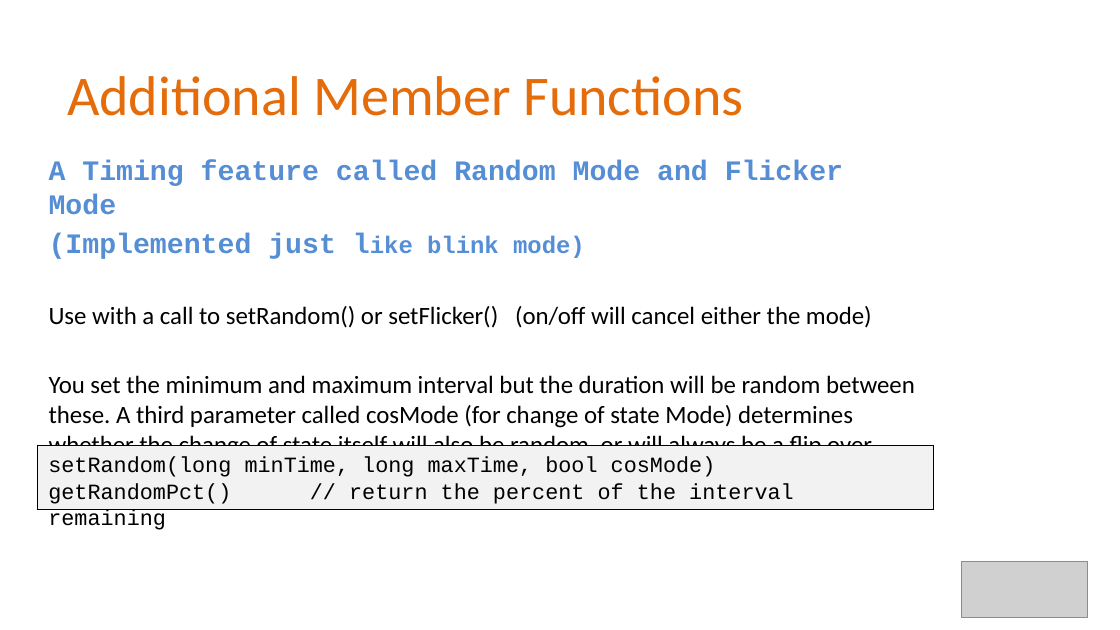
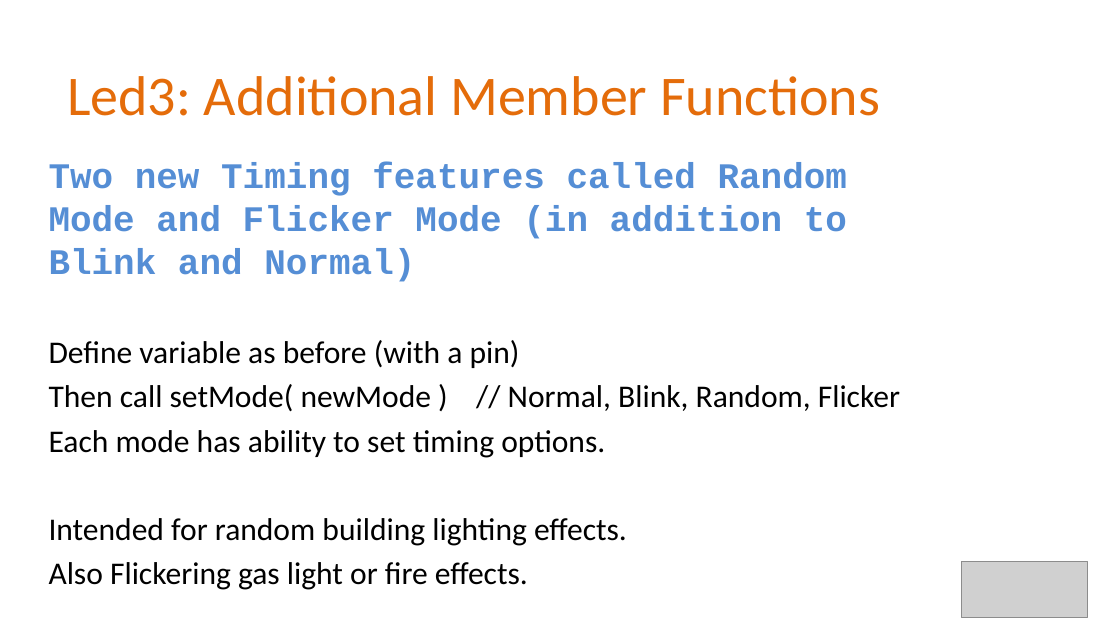
Before and after one commit to Alan-Lomax/MERG-SIG-Presentations, a slide deck: slide 35 of Introduction to Class Programming Part 2.pptx. Drawn at 1120x630 pixels with LibreOffice and Linux fonts; fonts in the diff are those of the drawing; grey boxes stand for pictures; background and template pictures are left out. Boxes give left, top, right and bottom in pixels: in the first picture for what was removed or moved away, otherwise in the second. Text is boxed around its words. In the diff, an @@ line names an element or a change of style, - is before the commit and + after.

```diff
--- a/Introduction to Class Programming Part 2.pptx
+++ b/Introduction to Class Programming Part 2.pptx
@@ title at <box>67,76,880,116</box>: text changed @@
-Additional Member Functions
+Led3: Additional Member Functions
@@ text at <box>49,162,900,458</box>: text changed; size 16 to 20.3 pt @@
-A Timing feature called Random Mode and Flicker Mode
-(Implemented just like blink mode)
-Use with a call to setRandom() or setFlicker() (on/off will cancel either the mode)
-You set the minimum and maximum interval but the duration will be random between these. A third parameter called cosMode (for change of state Mode) determines whether the change of state itself will also be random, or will always be a flip over.
+Two new Timing features called Random Mode and Flicker Mode (in addition to Blink and Normal)
+Define variable as before (with a pin)
+Then call setMode( newMode ) // Normal, Blink, Random, Flicker
+Each mode has ability to set timing options.
@@ rectangle removed at <box>37,446,933,510</box> @@
-setRandom(long minTime, long maxTime, bool cosMode)
-getRandomPct() // return the percent of the interval remaining
@@ text at <box>49,518,627,546</box>: size 16 to 20.3 pt in "Intended for random building lighting effects." @@
@@ text at <box>49,562,528,590</box>: paragraph added @@
+Also Flickering gas light or fire effects.
```
Also in this commit, not shown: 1 other slide changed.
